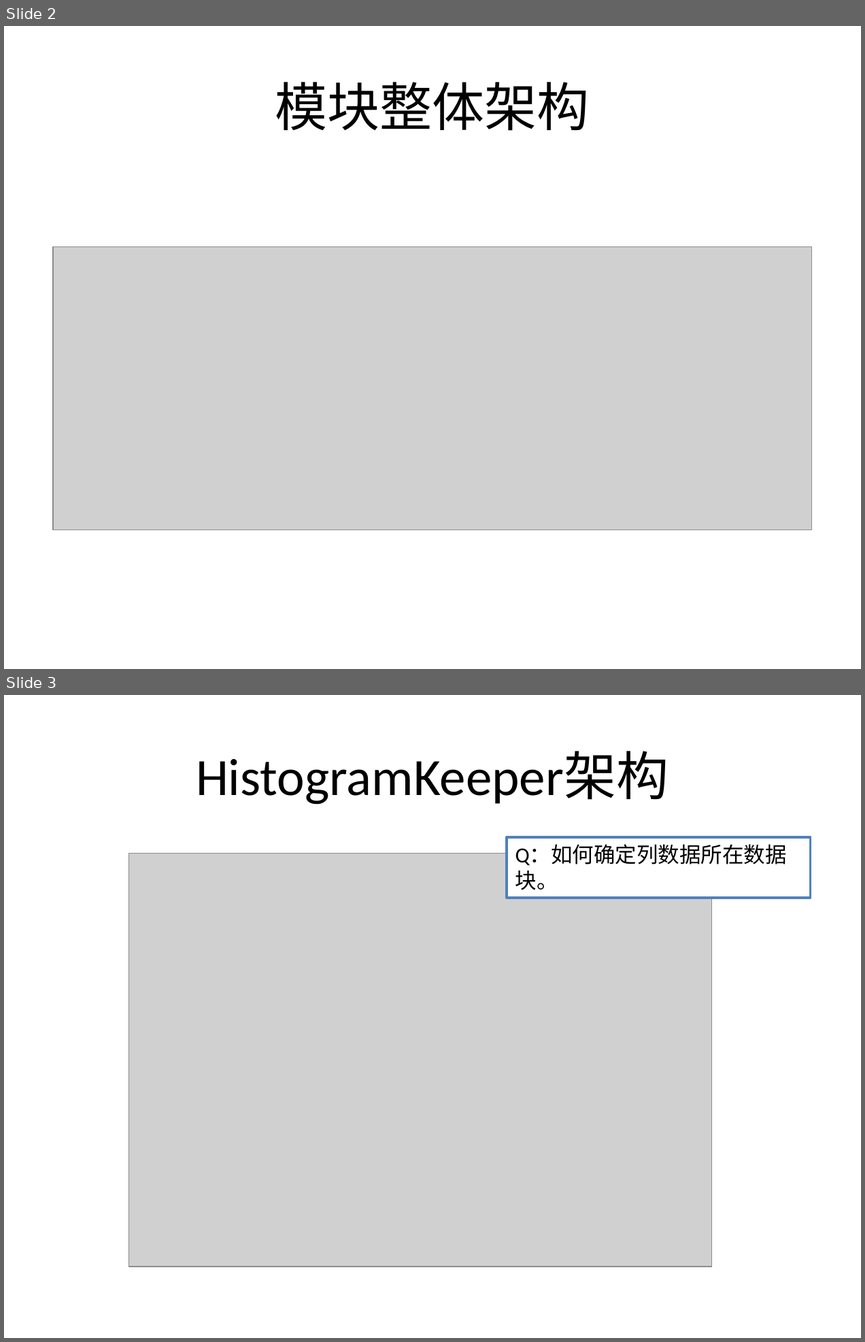
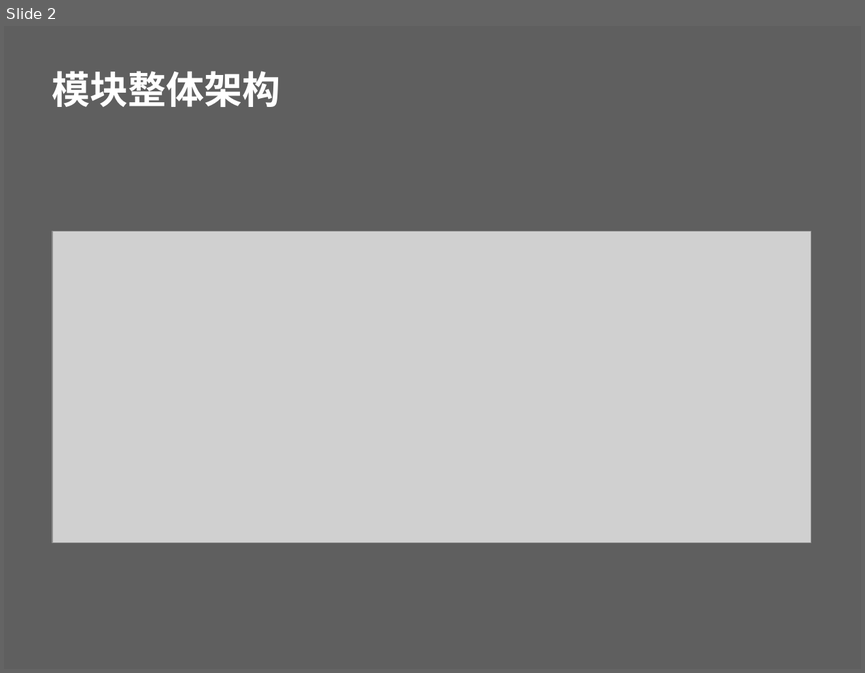
Before and after one commit to beautifulSoup/GraduateDesign, a slide deck: Impala直方图模块设计.pptx. Shown one above the other, each under a label of ours: slides 2 and 3 before the commit, slide 2 after it. The pictures are 865x1342 and 865x673 pixels, drawn with LibreOffice and Linux fonts; fonts in the diff are those of the drawing; grey boxes stand for pictures; background and template pictures are left out. Boxes give left, top, right and bottom in pixels: in the first picture for what was removed or moved away, otherwise in the second. Text is boxed around its words. In the diff, an @@ line names an element or a change of style, - is before the commit and + after.

```diff
--- a/Impala直方图模块设计.pptx
+++ b/Impala直方图模块设计.pptx
@@ slide 3 removed at bbox=[4, 695, 861, 1338], background #FFFFFF @@
@@ title removed at bbox=[196, 751, 669, 804] @@
-HistogramKeeper架构
@@ rectangle removed at bbox=[507, 837, 810, 898] @@
-Q：如何确定列数据所在数据块。
@@ picture removed at bbox=[129, 853, 712, 1266] @@
@@ slide 2 changed as well @@
@@ background #FFFFFF to picture (left out) @@
@@ title "模块整体架构": place and size @@
-title "模块整体架构" at bbox=[275, 82, 589, 131]
+title "模块整体架构" at bbox=[52, 71, 280, 107]
@@ title "模块整体架构" at bbox=[52, 71, 280, 107]: size 44 to 32 pt, font Calibri to Noto Sans CJK SC, text colour #000000 to #FFFFFF, bold on; alignment centre to left; line spacing 1 to 0.9; vertical alignment middle to bottom @@
@@ picture: place and size @@
-picture at bbox=[53, 246, 811, 529]
+picture at bbox=[53, 231, 811, 543]
```
Also in this commit, not shown: 5 other slides changed, 4 slides added, 14 other files.
